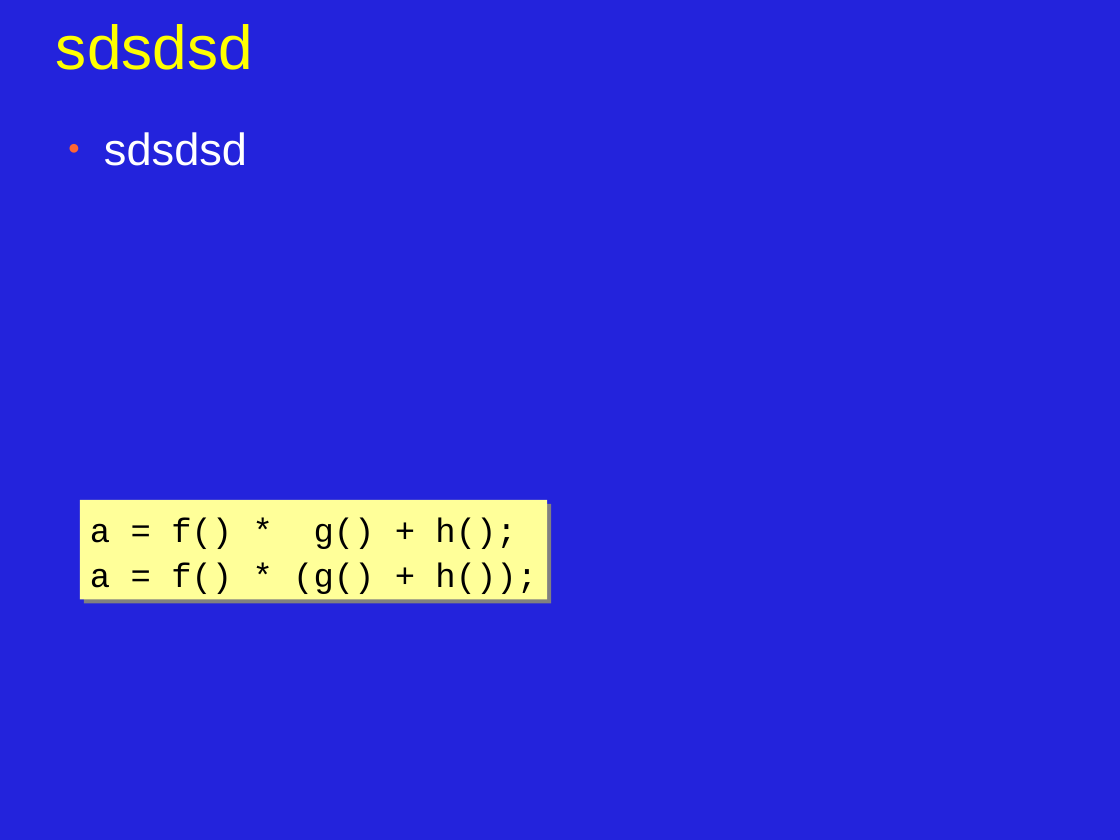
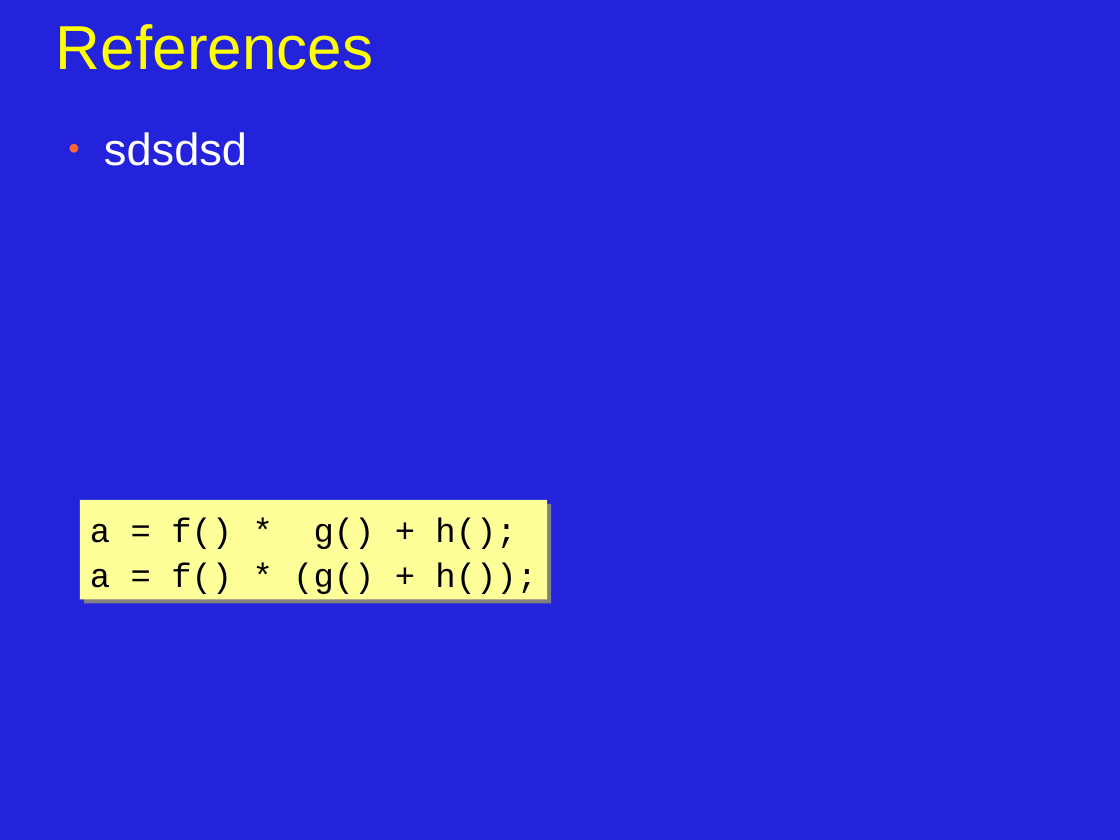
Before and after one commit to JonJagger/two-day-courses, a slide deck: slide 2 of cppf/03_Functions_Operators_and_Data_Structures.odp. Drawn at 1120x840 pixels with LibreOffice and Linux fonts; fonts in the diff are those of the drawing. Boxes give left, top, right and bottom in pixels: in the first picture for what was removed or moved away, otherwise in the second. Text is boxed around its words. In the diff, an @@ line names an element or a change of style, - is before the commit and + after.

```diff
--- a/cppf/03_Functions_Operators_and_Data_Structures.odp
+++ b/cppf/03_Functions_Operators_and_Data_Structures.odp
@@ title at (56,24,373,70): text changed @@
-sdsdsd
+References
```
Also in this commit, not shown: 1 other slide changed, 14 slides added.
